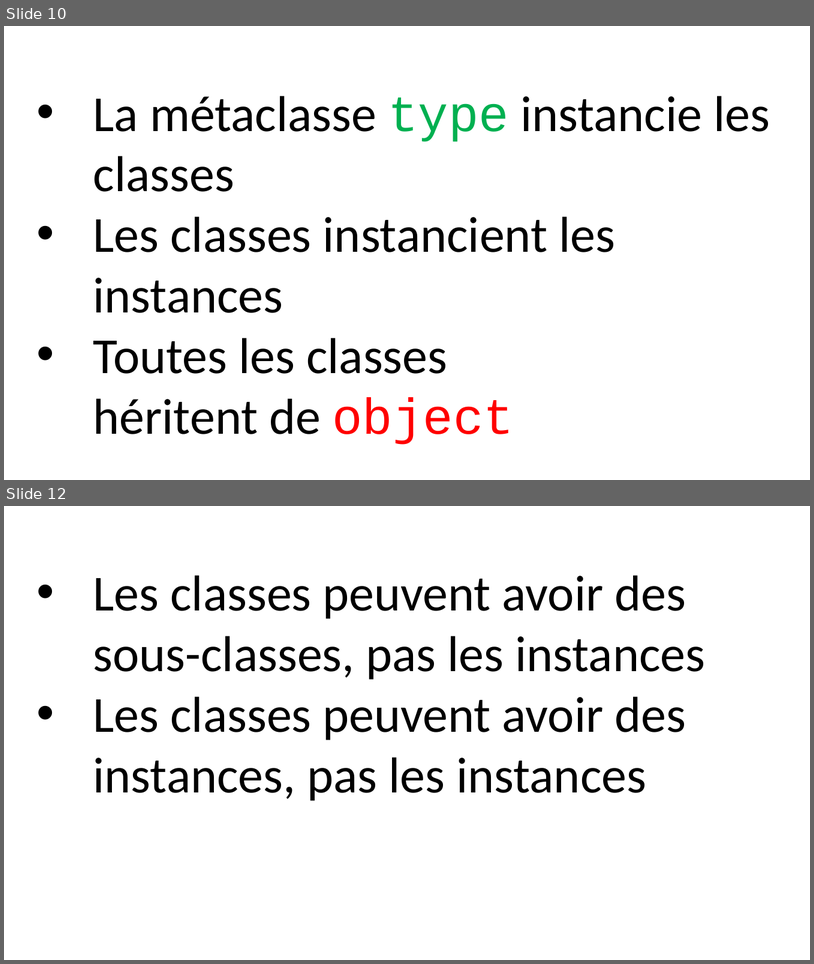
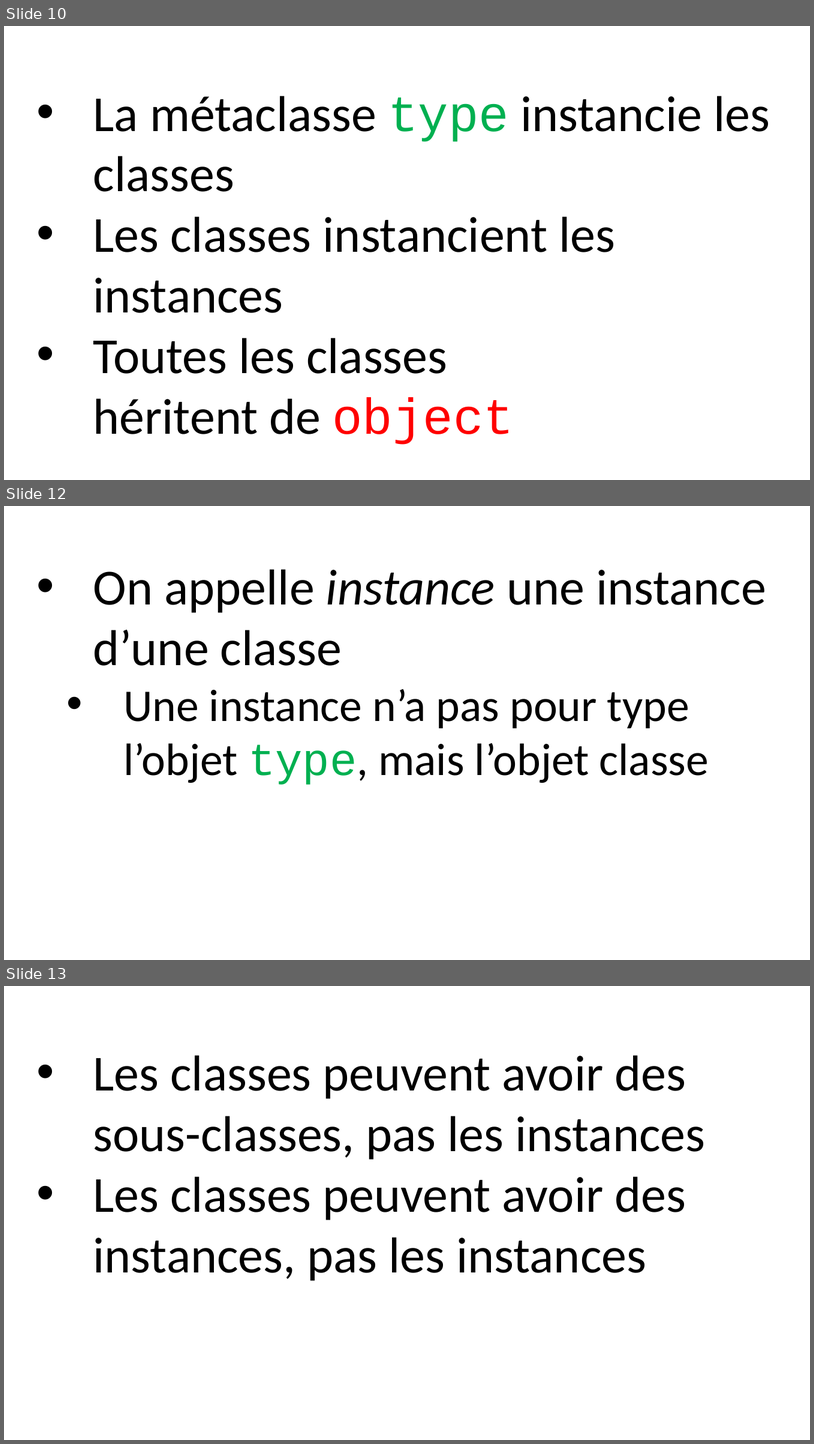
Before and after one commit to parmentelat/flotpython-archive, a slide deck: semaine7/CO12AL-W7-VIDEO03-SLIDE01.pptx. Shown one above the other, each under a label of ours: slides 10 and 12 before the commit, slides 10, 12 and 13 after it; the slides between them are not shown. The pictures are 814x964 and 814x1444 pixels, drawn with LibreOffice and Linux fonts; fonts in the diff are those of the drawing. Boxes give left, top, right and bottom in pixels: in the first picture for what was removed or moved away, otherwise in the second. Text is boxed around its words. In the diff, an @@ line names an element or a change of style, - is before the commit and + after.

```diff
--- a/semaine7/CO12AL-W7-VIDEO03-SLIDE01.pptx
+++ b/semaine7/CO12AL-W7-VIDEO03-SLIDE01.pptx
@@ slide 12 added at bbox=[4, 506, 810, 960], background #FFFFFF @@
@@ text added at bbox=[93, 569, 767, 784], 54 pt, text #000000 @@
+• On appelle instance une instance d’une classe
+  • Une instance n’a pas pour type l’objet type, mais l’objet classe
@@ what was slide 12 is now slide 13 @@
```
Also in this commit, not shown: 7 slides changed, 5 other slides added, 4 other files.
